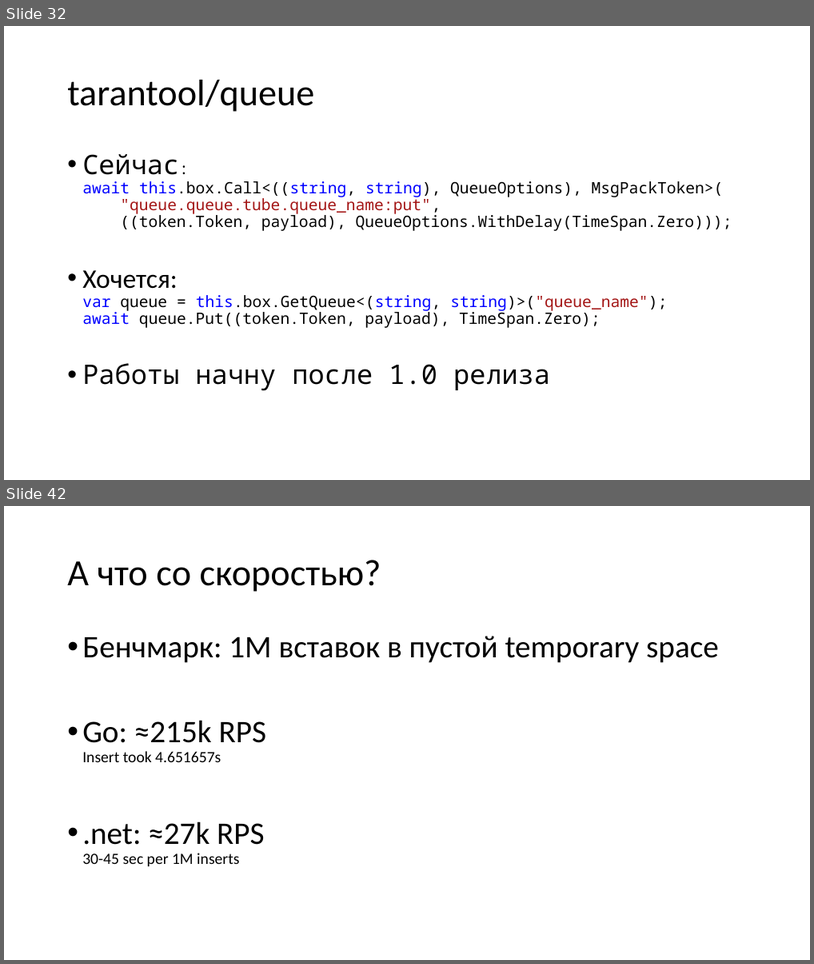
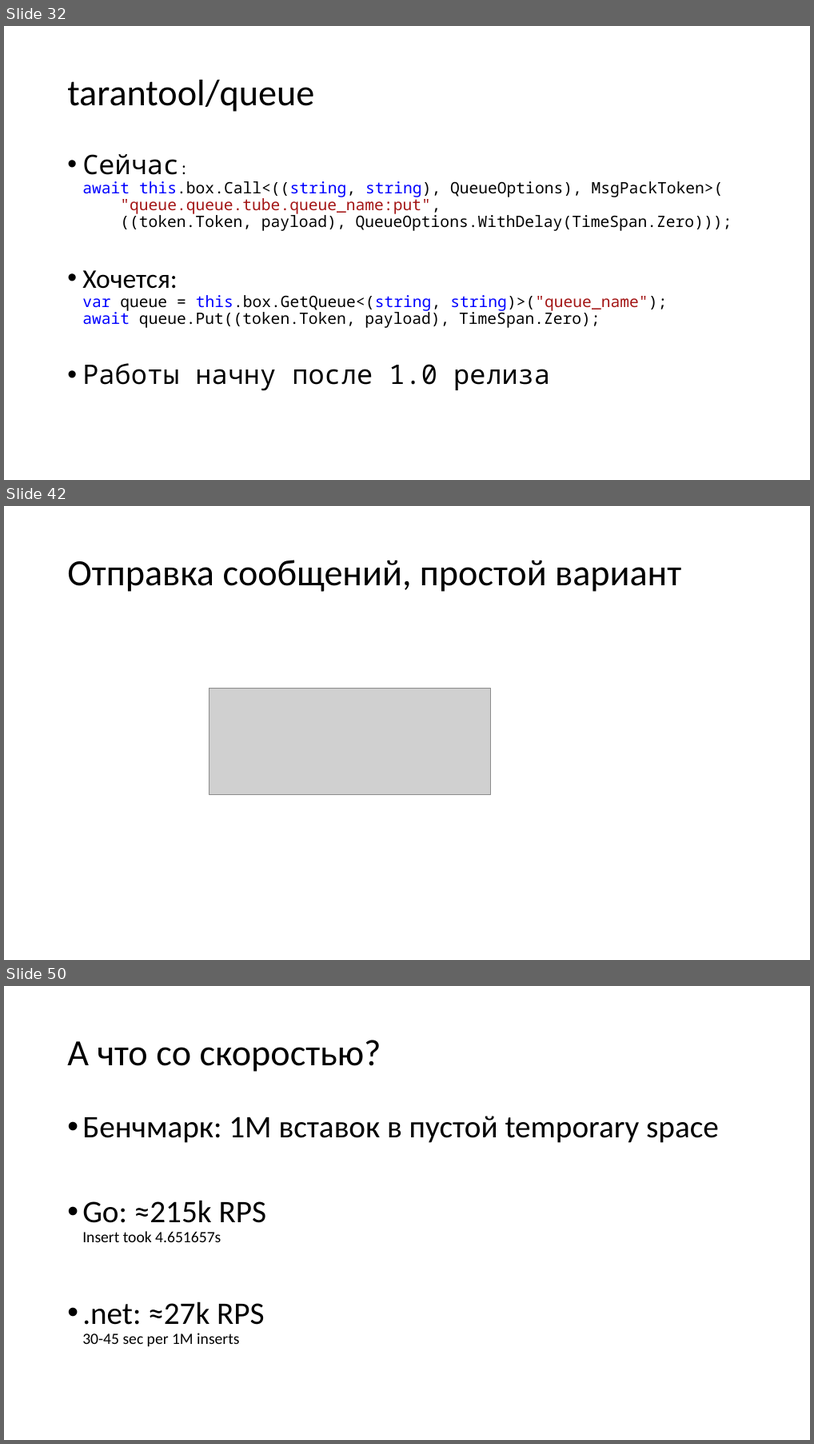
Before and after one commit to aensidhe/presentations, a slide deck: 2018/09/dotnext/Что такое Tarantool и его использование в .net.pptx. Shown one above the other, each under a label of ours: slides 32 and 42 before the commit, slides 32, 42 and 50 after it; the slides between them are not shown. The pictures are 814x964 and 814x1444 pixels, drawn with LibreOffice and Linux fonts; fonts in the diff are those of the drawing; grey boxes stand for pictures. Boxes give left, top, right and bottom in pixels: in the first picture for what was removed or moved away, otherwise in the second. Text is boxed around its words. In the diff, an @@ line names an element or a change of style, - is before the commit and + after.

```diff
--- a/2018/09/dotnext/Что такое Tarantool и его использование в .net.pptx
+++ b/2018/09/dotnext/Что такое Tarantool и его использование в .net.pptx
@@ slide 42 added at box(4, 506, 810, 960), background #FFFFFF @@
@@ title added at box(67, 560, 682, 592), 33 pt, text #000000 @@
+Отправка сообщений, простой вариант
@@ picture added at box(210, 688, 491, 794) @@
@@ what was slide 42 is now slide 50 @@
```
Also in this commit, not shown: 24 other slides added, 9 slides removed.
